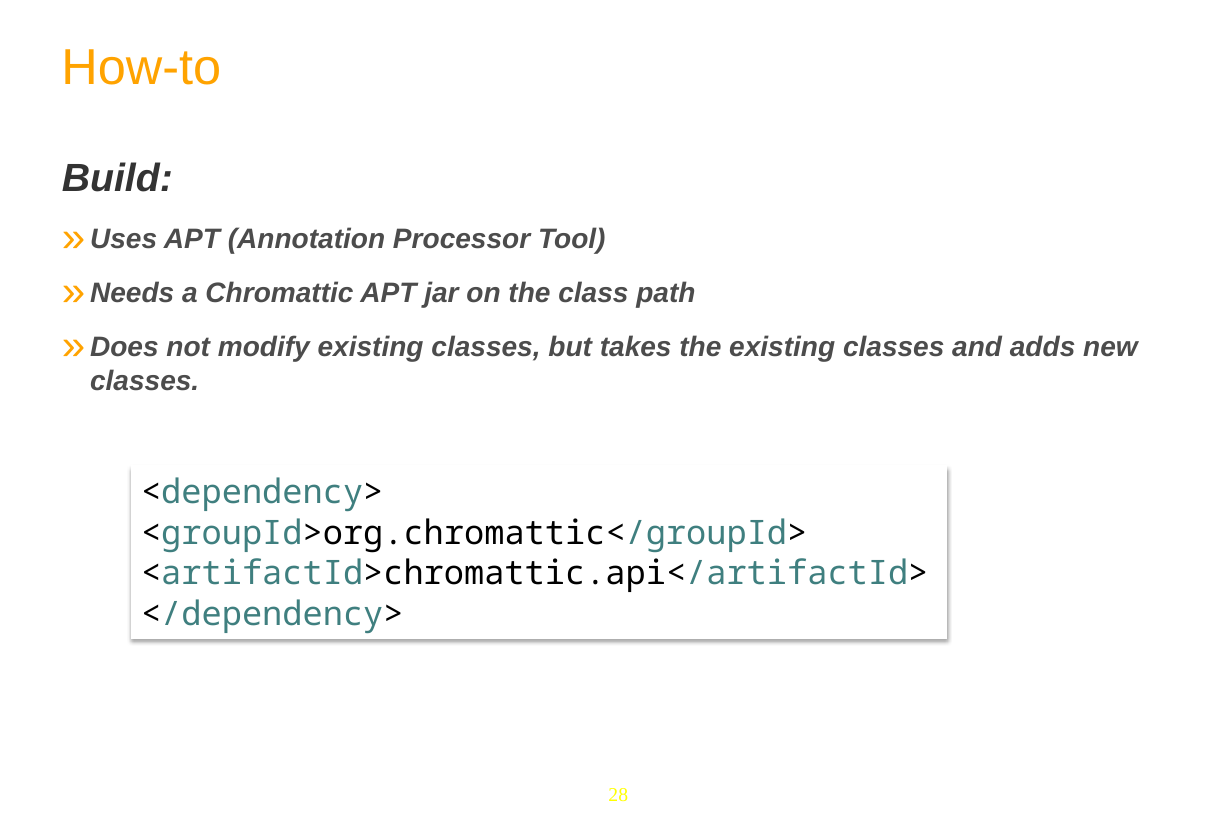
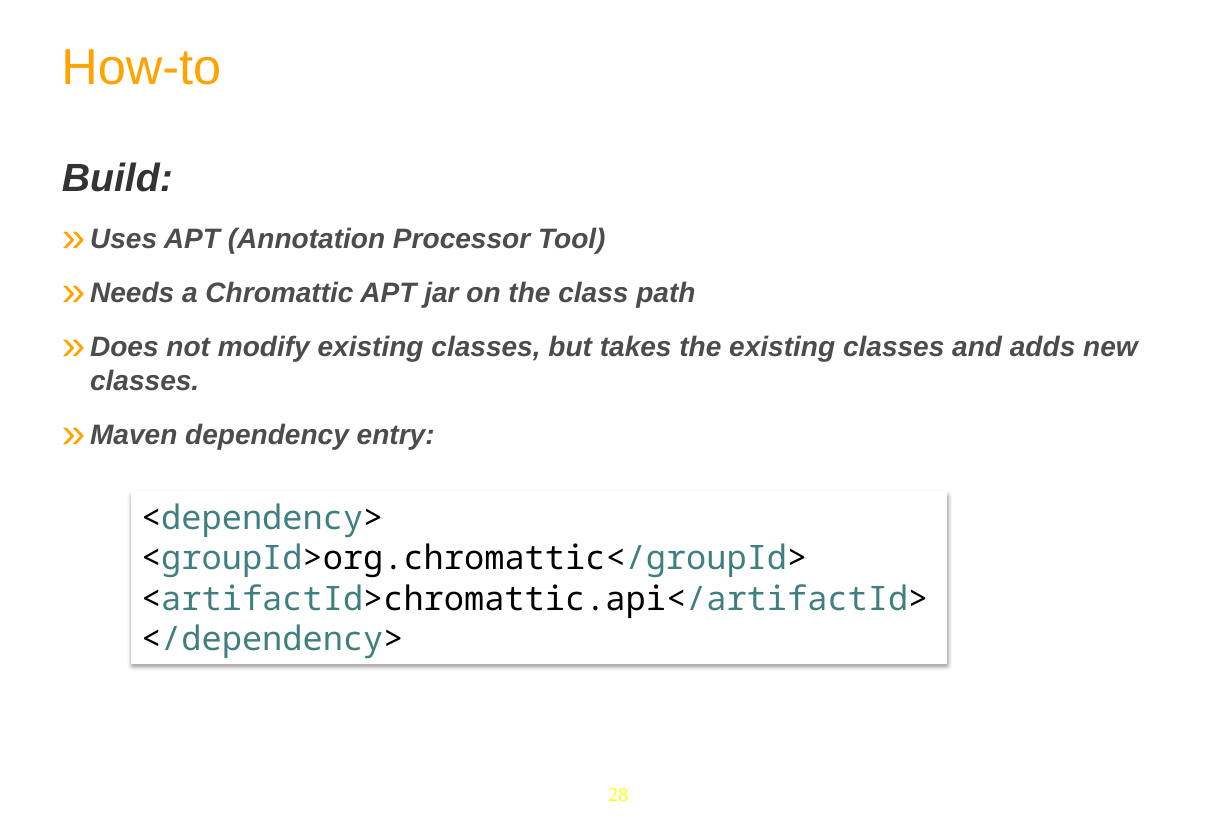
Before and after one commit to anhvurz90/training, a slide deck: slide 28 of exo-developer/440-chrommatic/slides/440-Chromattic-XDev-en.pptx. Drawn at 1232x835 pixels with LibreOffice and Linux fonts; fonts in the diff are those of the drawing; background and template pictures are left out. Boxes give left, top, right and bottom in pixels: in the first picture for what was removed or moved away, otherwise in the second. Text is boxed around its words. In the diff, an @@ line names an element or a change of style, - is before the commit and + after.

```diff
--- a/exo-developer/440-chrommatic/slides/440-Chromattic-XDev-en.pptx
+++ b/exo-developer/440-chrommatic/slides/440-Chromattic-XDev-en.pptx
@@ text at bbox=[90, 423, 435, 449]: paragraph added @@
+» Maven dependency entry:
@@ rectangle "<dependency>": place and size @@
-rectangle "<dependency>" at bbox=[131, 466, 948, 639]
+rectangle "<dependency>" at bbox=[131, 491, 948, 664]
```
Also in this commit, not shown: 4 other slides changed, 2 slides removed, 6 other files.
